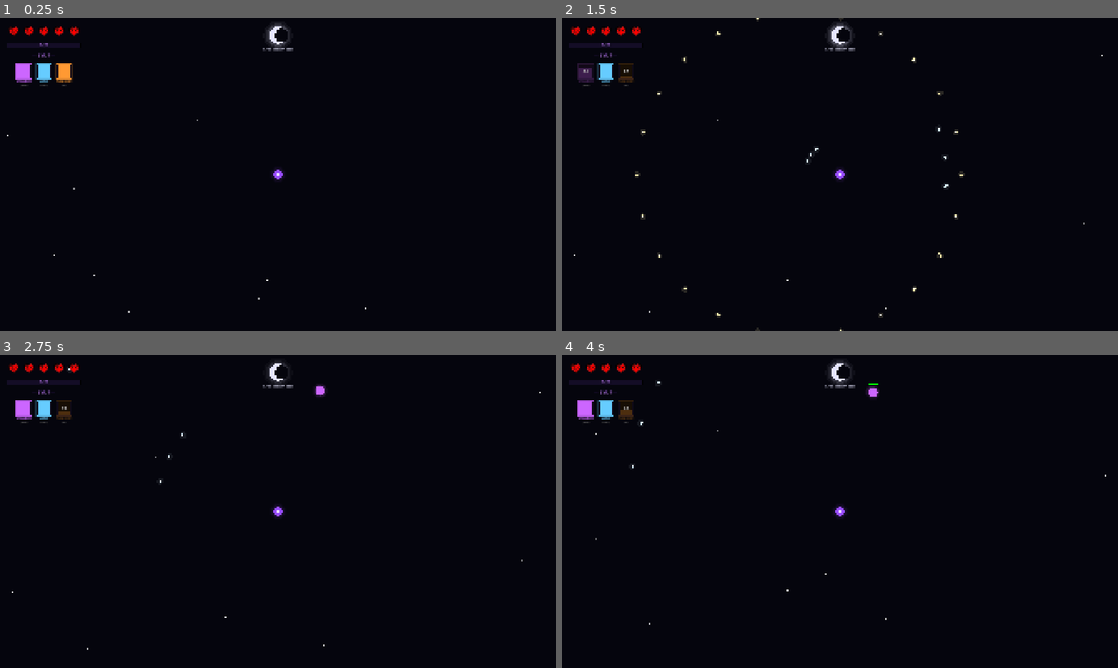
Above: before the commit, frames 1-4 (two rows, left to right).
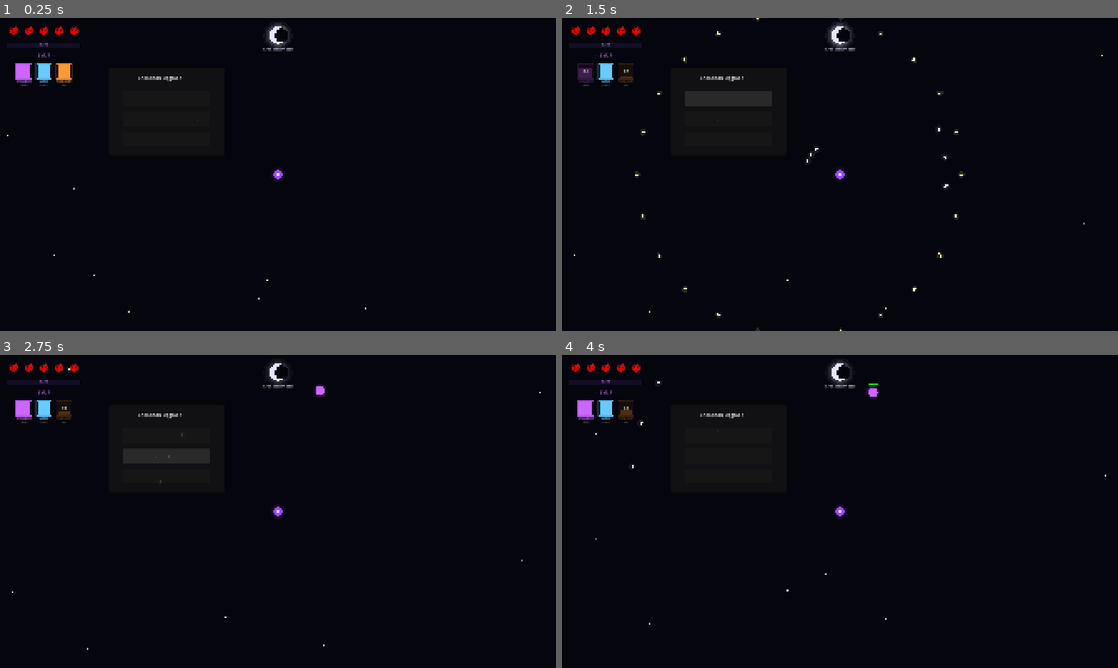
Above: after the commit, the same moments.

Repository: Himanshu-Jorwal/Disorder
Game: Godot game, scene res://Scenes/Game/world.tscn
Two runs of this game, one before a commit and one after it. Both use one fixed random seed, a clock stepped at 60 frames per second and the inputs below. This scene is started directly instead of the project's main scene.
Inputs (mouse positions are in pixels of both pictures, inside the frame that each line leads up to):
- Up to frame 1 (0.25 s): no input
- Up to frame 2 (1.5 s): tap Enter at 0.5 s; move the mouse to (962, 158) at 0.52 s; hold D 0.53-1.25 s; hold X 0.53-1.25 s; click (962, 158) at 0.67 s; click (728, 99) at 1.27 s
- Up to frame 3 (2.75 s): click (166, 455) at 2.02 s
- Up to frame 4 (4 s): click (728, 477) at 2.77 s; move the mouse to (728, 527) at 3.52 s; hold S from 3.53 s (still down); tap X at 3.6 s

The runs differ from the first frame. In frame 1, less than 0.1% of the frame differs, in the area x 24-36%, y 18-33%; in frame 2, 0.8%, in the area x 22-38%, y 18-33%; in frame 3, 0.8%; in frame 4, less than 0.1%.
Error in both runs: Invalid call. Nonexistent function 'get_character' in base 'Nil'. (res://Scripts/Game/player.gd:162)

Commit message:
Wire upgrade_menu.gd to use UpgradeDraw node

Diff:
--- a/Disorder-0.0.1/Scripts/UI/upgrade_menu.gd
+++ b/Disorder-0.0.1/Scripts/UI/upgrade_menu.gd
@@ -1,9 +1,6 @@
 extends CanvasLayer
 
-@onready var panel = $Panel
-@onready var option1 = $Panel/Option1
-@onready var option2 = $Panel/Option2
-@onready var option3 = $Panel/Option3
+@onready var draw = $UpgradeDraw
 
 var upgrades = [
 	{"name": "Damage +25%", "type": "damage", "value": 0.25},
@@ -15,27 +12,10 @@
 var player = null
 var offered = []
 
-const PANEL_SIZE = Vector2(400, 300)
-
 func _ready():
 	process_mode = Node.PROCESS_MODE_ALWAYS
-	var screen = get_viewport().get_visible_rect().size
-	panel.size = PANEL_SIZE
-	panel.position = (Vector2(screen) - PANEL_SIZE) / 2
-
-	option1.position = Vector2(50, 80)
-	option1.size = Vector2(300, 50)
-
-	option2.position = Vector2(50, 150)
-	option2.size = Vector2(300, 50)
-
-	option3.position = Vector2(50, 220)
-	option3.size = Vector2(300, 50)
-
-	option1.pressed.connect(_on_option_pressed.bind(0))
-	option2.pressed.connect(_on_option_pressed.bind(1))
-	option3.pressed.connect(_on_option_pressed.bind(2))
-	visible = false
+	draw.visible = false
+	draw.option_pressed.connect(_on_option_pressed)
 
 func show_upgrades(p):
 	player = p
@@ -43,15 +23,13 @@
 	var pool = upgrades.duplicate()
 	pool.shuffle()
 	offered = pool.slice(0, 3)
-	option1.text = offered[0].name
-	option2.text = offered[1].name
-	option3.text = offered[2].name
-	visible = true
+	draw.set_options([offered[0].name, offered[1].name, offered[2].name])
+	draw.visible = true
 	get_tree().paused = true
 
 func _on_option_pressed(index):
 	apply_upgrade(offered[index])
-	visible = false
+	draw.visible = false
 	get_tree().paused = false
 
 func apply_upgrade(upgrade):
